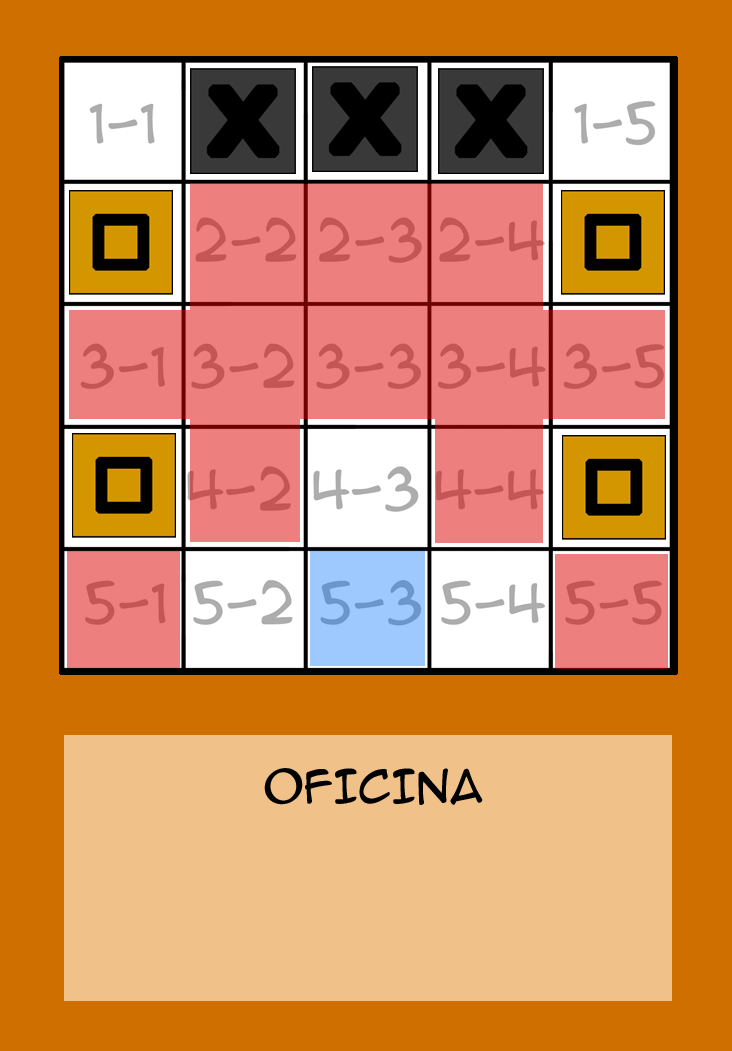
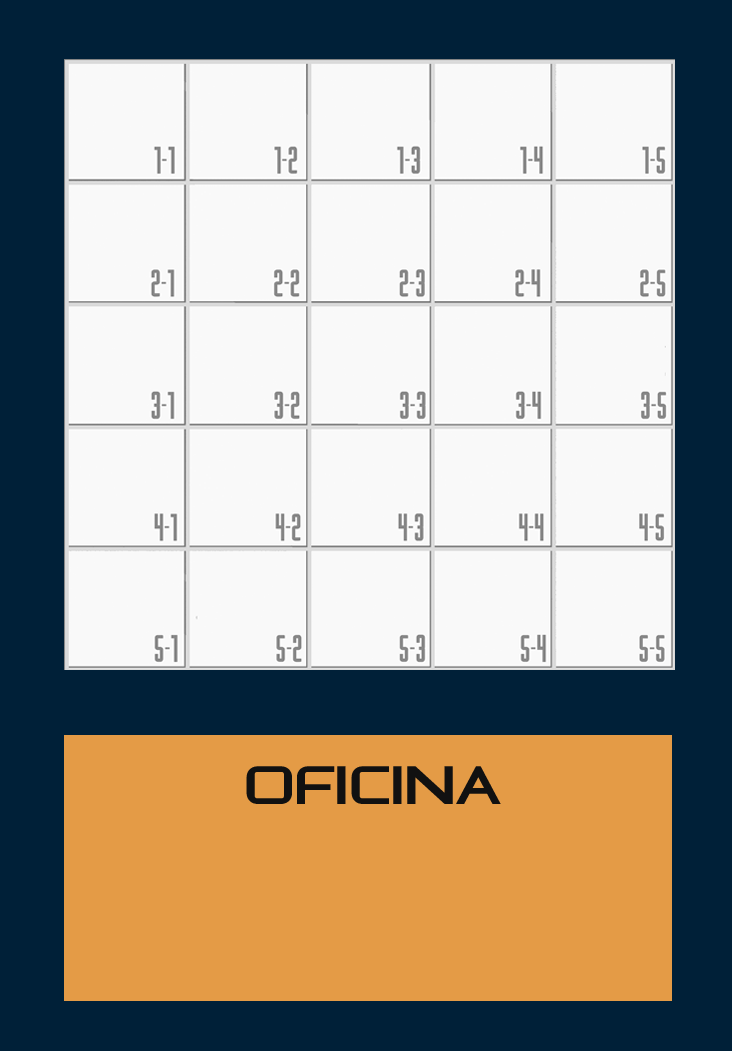
Layered file, before and after one edit (w=732, h=1051). Changes by layer:
hid "pared2" over 190, 68, 296, 174
hid "pared3 copia" over 312, 66, 418, 172
hid "pared3" over 438, 68, 544, 174
hid "caja1 copia 2" over 72, 433, 176, 538
hid "caja1 copia" over 562, 435, 666, 540
hid "caja1" over 561, 190, 665, 295
hid "caja2" over 69, 190, 173, 295
painted on "titulo_carta" over 246, 766, 501, 805
removed layer "Capa 6" (was 50%) over 67, 184, 668, 669
hid "zona ONE" over 310, 551, 425, 666
removed layer "Capa 2" over 59, 56, 678, 675
showed "Capa 5", opacity 50% → 100%, moved it above "FONDO MANY", painted on it over 64, 59, 675, 670
painted on "FONDO MANY" over 0, 0, 732, 1051
showed "ONE V MANY", painted on it over 46, 204, 686, 847
showed "TRAS ONE", painted on it over 0, 0, 732, 1051
